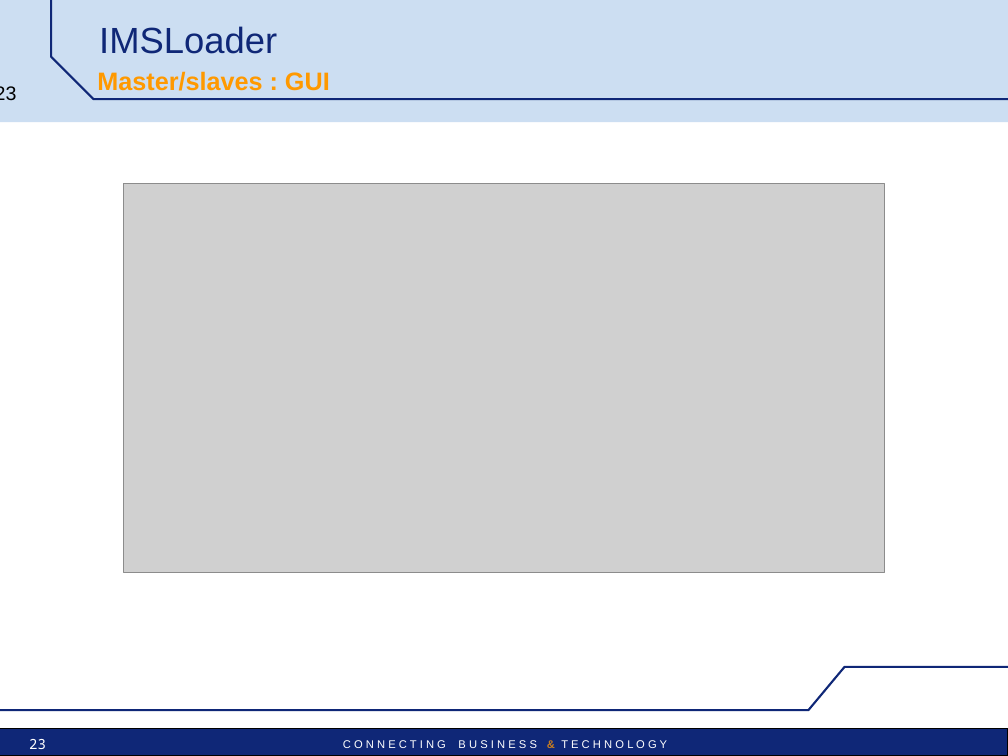
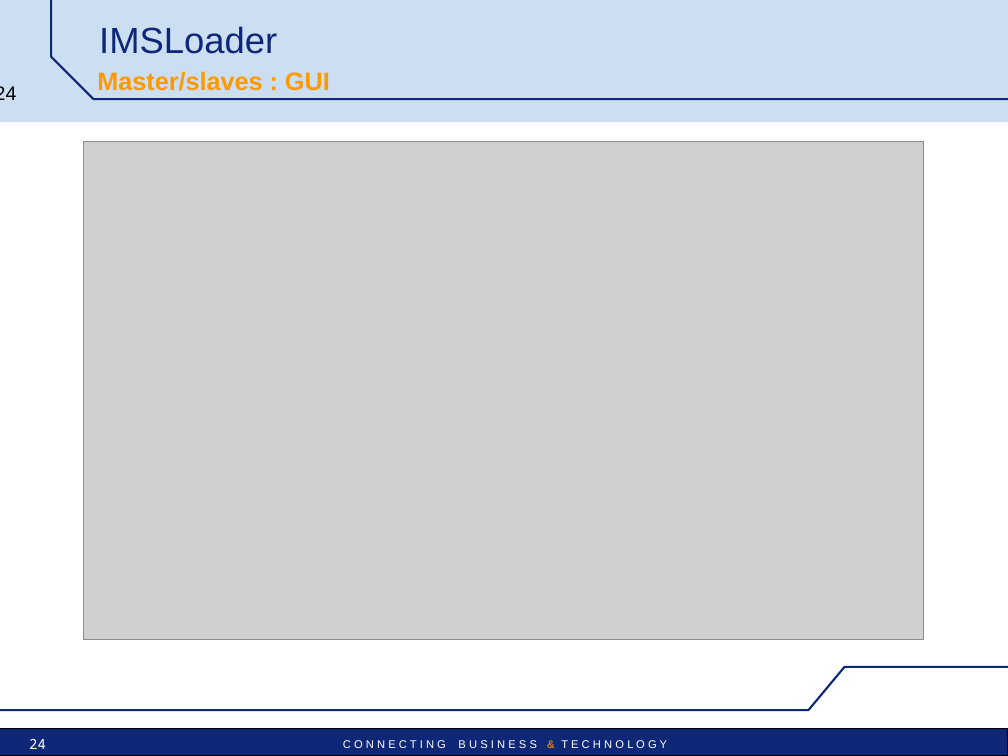
Before and after one commit to satishghiwari/mts-project, a slide deck: slide 24 of mts/src/main/doc/IMSLoader-Pres-technical.ppt (slide 23 before the commit). Drawn at 1008x756 pixels with LibreOffice and Linux fonts; fonts in the diff are those of the drawing; grey boxes stand for pictures; background and template pictures are left out. Boxes give left, top, right and bottom in pixels: in the first picture for what was removed or moved away, otherwise in the second. Text is boxed around its words. In the diff, an @@ line names an element or a change of style, - is before the commit and + after.

```diff
--- a/mts/src/main/doc/IMSLoader-Pres-technical.ppt
+++ b/mts/src/main/doc/IMSLoader-Pres-technical.ppt
@@ page number at (0, 86, 17, 100): text changed @@
-23
+24
@@ picture: place and size @@
-picture at (124, 183, 884, 572)
+picture at (84, 142, 923, 640)
@@ page number at (29, 739, 46, 749): text changed @@
-23
+24
```
Also in this commit, not shown: 3 other slides changed, 1 slide added.
